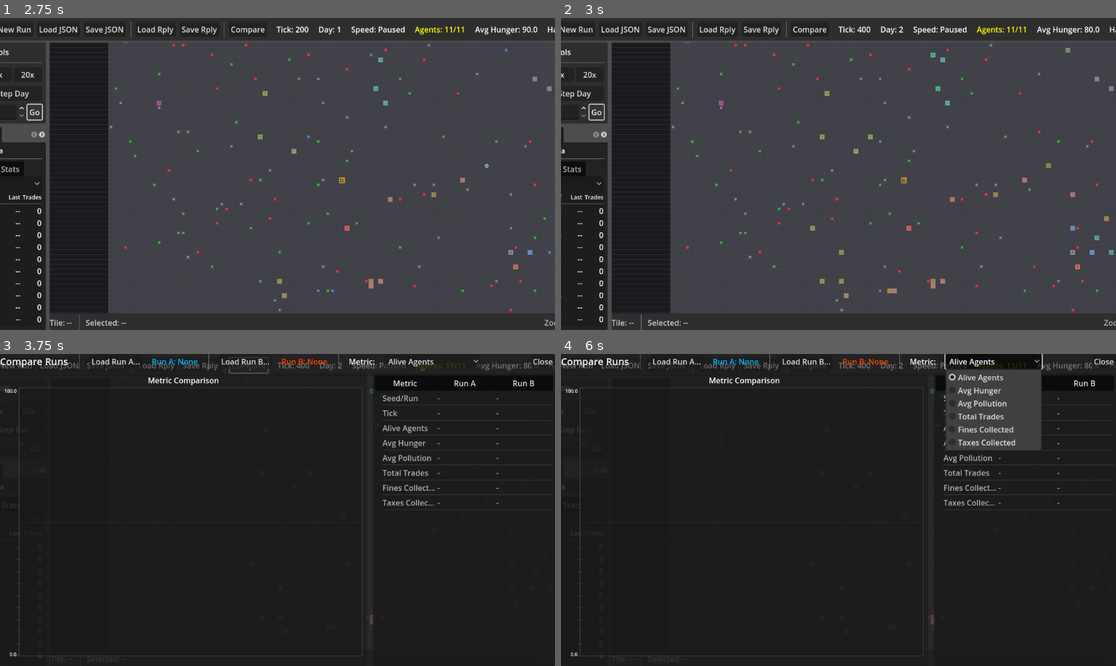
Above: before the commit, frames 1-4 (two rows, left to right).
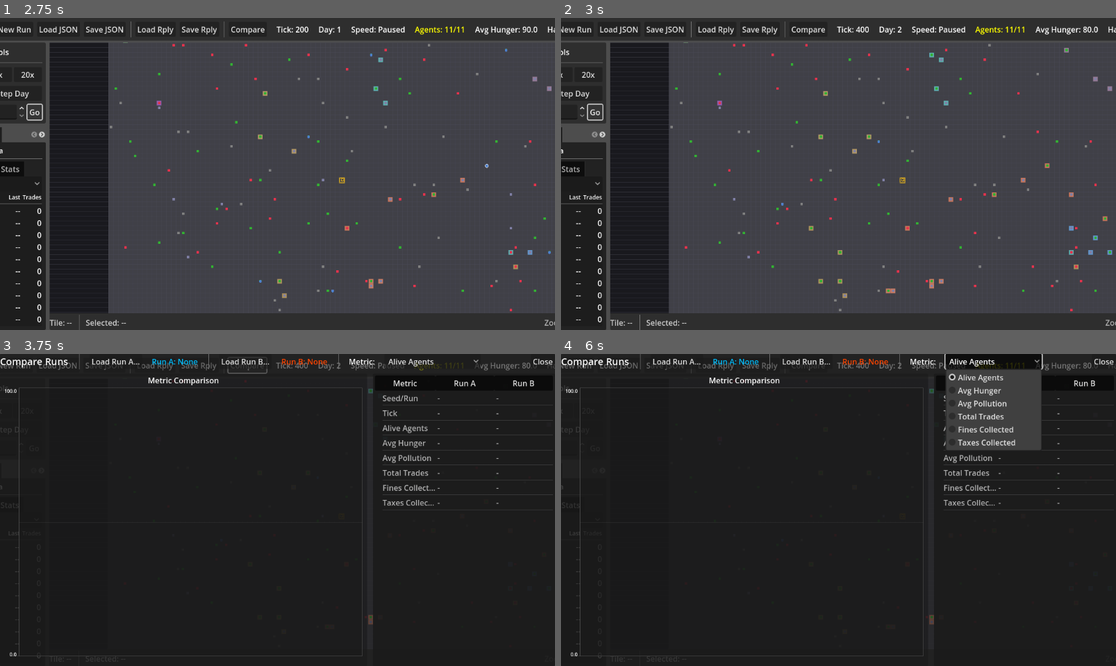
Above: after the commit, the same moments.

Repository: dfrer/societies
Game: Godot game, scene res://viz/visualizer_main.tscn
Two runs of this game, one before a commit and one after it. Both use one fixed random seed, a clock stepped at 60 frames per second and the inputs below.
Inputs:
- Up to frame 1 (2.75 s): click "New Run" at 0.5 s; click "New Run" at 1.25 s; click "Go" at 2 s
- Up to frame 2 (3 s): click "Go" at 2.75 s
- Up to frame 3 (3.75 s): click "Compare" at 3.5 s
- Up to frame 4 (6 s): click "20x" at 4.25 s; click "Step Day" at 5 s; click "Alive Agents" at 5.75 s

Frame 1 is identical in both runs. In frame 2, 3.6% of the frame differs, in the area x 0-100%, y 1-100%; in frame 3, 0.7%; in frame 4, 0.7%.

Commit message:
Spend only available money

Diff:
--- a/sim/actions.gd
+++ b/sim/actions.gd
@@ -629,7 +629,7 @@
 			faction.treasury -= claim_cost
 			owner_id = World.faction_owner_id(faction.id)
 		else:
-			agent.money -= claim_cost
+			agent.debit_available_money(claim_cost)
 			# Use claim token for personal claims
 			agent.use_claim_tokens()
 			# Grant experience for claiming
--- a/sim/agent.gd
+++ b/sim/agent.gd
@@ -298,6 +298,14 @@
 func get_available_money() -> int:
 	return maxi(0, money - locked_money)
 
+## Spend available (unlocked) money only.
+## Returns the amount actually debited.
+func debit_available_money(amount: int) -> int:
+	var available := get_available_money()
+	var actual := maxi(0, mini(amount, available))
+	money -= actual
+	return actual
+
 ## Get available item quantity
 func get_available_item(item_name: String) -> int:
 	var total: int = inventory.get(item_name, 0)
--- a/sim/enforcement.gd
+++ b/sim/enforcement.gd
@@ -87,13 +87,11 @@
 
 	# Try to pay from money first
 	if available_cash >= fine_amount:
-		agent.money -= fine_amount
-		paid = fine_amount
+		paid = agent.debit_available_money(fine_amount)
 	else:
 		# Pay what we can
-		paid = available_cash
+		paid = agent.debit_available_money(available_cash)
 		var remaining := fine_amount - paid
-		agent.money -= paid
 
 
 		# Confiscate items
--- a/sim/factions_system.gd
+++ b/sim/factions_system.gd
@@ -175,7 +175,7 @@
 							 Vector2i(agent.pos_x, agent.pos_y), state.tick, ticks_per_day)
 
 		# Transfer treasury seed
-		agent.money -= treasury_seed
+		agent.debit_available_money(treasury_seed)
 		faction.treasury = treasury_seed
 		faction.openness = rng.randf()  # Random openness trait
 
--- a/sim/market.gd
+++ b/sim/market.gd
@@ -333,7 +333,7 @@
 		# 2. Pay the actual cost from available money (which now includes the released amount)
 		# Note: buyer.money includes locked_money, so we just decrement total.
 		# release_locked_money only updates the locked_money counter.
-		buyer.money -= total_cost
+		buyer.debit_available_money(total_cost)
 
 		# Seller receives total minus tax and tariff
 		seller.money += total_cost - tax_amount - tariff_amount
